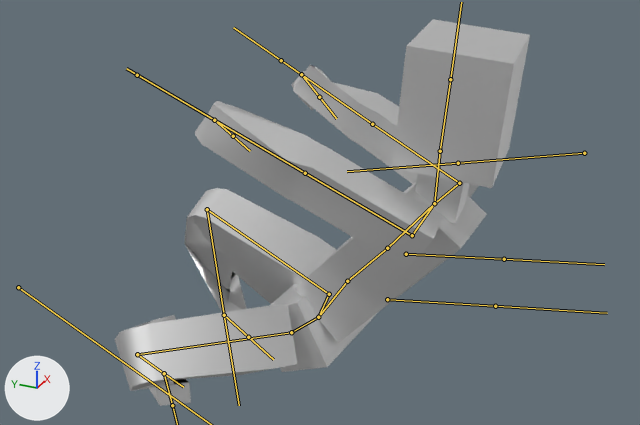
One commit to the FBX model Assets/Prefabs/Character/Character.fbx: the scene before it, then after it.
The view is the same before and after, from a 50 mm lens placed at (-13.7, -8.83, 10.33), pointed at (-0.63, -2.95, 3.79). The axes (+X, +Y, +Z) are drawn at lower left. The lights are the same throughout. Both versions are drawn at frame 54 of the action 'Armature|GetUpFront'; the numbers are the values there. The bones that bend it are drawn over the model as lines.
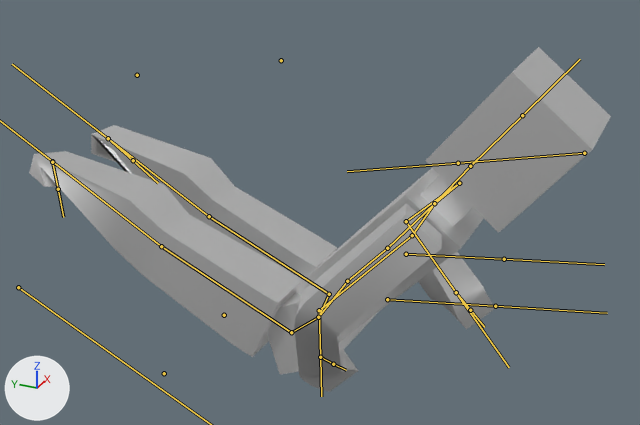
The change, as JSON lines over the scene's bpy script:
```json
{"block": "bone_upperarm_l", "where": "bone_upperarm_l = bpy.data.objects['Armature'].pose.bones['UpperArm.L']  # child of 'CollarBone.L'"}
{"op": "set", "path": "bone_upperarm_l.rotation_quaternion", "old": "(0.429, 0.336, -0.633, 0.549)", "new": "(0.826, -0.545, 0.075, -0.124)", "note": "degrees (86, -114, -6) -> degrees (-67, -1, -17)"}
{"block": "bone_lowerarm_l", "where": "bone_lowerarm_l = bpy.data.objects['Armature'].pose.bones['LowerArm.L']  # child of 'UpperArm.L'"}
{"op": "set", "path": "bone_lowerarm_l.rotation_quaternion", "old": "(0.985, 0.041, -0.019, 0.164)", "new": "(0.766, -0.018, 0.009, -0.643)", "note": "degrees (4, -3, 19) -> degrees (-2, -1, -80)"}
{"block": "bone_neck", "where": "bone_neck = bpy.data.objects['Armature'].pose.bones['Neck']  # child of 'Spine02'"}
{"op": "set", "path": "bone_neck.rotation_quaternion", "old": "(0.93, -0.362, 0.056, -0.004)", "new": "(0.997, -0.08, 0.004, -0.001)", "note": "degrees (-43, 6, -3) -> degrees (-9, 0, 0)"}
{"block": "bone_upperarm_r", "where": "bone_upperarm_r = bpy.data.objects['Armature'].pose.bones['UpperArm.R']  # child of 'CollarBone.R'"}
{"op": "set", "path": "bone_upperarm_r.rotation_quaternion", "old": "(0.453, 0.311, 0.621, -0.559)", "new": "(0.817, -0.563, -0.06, 0.108)", "note": "degrees (95, 114, 17) -> degrees (-69, 1, 14)"}
{"block": "bone_lowerarm_r", "where": "bone_lowerarm_r = bpy.data.objects['Armature'].pose.bones['LowerArm.R']  # child of 'UpperArm.R'"}
{"op": "set", "path": "bone_lowerarm_r.rotation_quaternion", "old": "(0.979, 0.016, -0.118, -0.168)", "new": "(0.93, -0.301, -0.064, 0.2)", "note": "degrees (4, -13, -20) -> degrees (-36, 0, 24)"}
{"block": "bone_upperleg_l", "where": "bone_upperleg_l = bpy.data.objects['Armature'].pose.bones['UpperLeg.L']  # child of 'Hip.L'"}
{"op": "set", "path": "bone_upperleg_l.rotation_quaternion", "old": "(0.17, -0.057, 0.981, 0.075)", "new": "(1.0, 0.0, 0.0, 0.0)", "note": "degrees (-8, 160, 5) -> degrees (0, 0, 0)"}
{"block": "bone_lowerleg_l", "where": "bone_lowerleg_l = bpy.data.objects['Armature'].pose.bones['LowerLeg.L']  # child of 'UpperLeg.L'"}
{"op": "set", "path": "bone_lowerleg_l.rotation_quaternion", "old": "(0.53, 0.114, 0.0, 0.84)", "new": "(1.0, 0.0, 0.0, 0.0)", "note": "degrees (7, -11, 115) -> degrees (0, 0, 0)"}
{"block": "bone_upperleg_r", "where": "bone_upperleg_r = bpy.data.objects['Armature'].pose.bones['UpperLeg.R']  # child of 'Hip.R'"}
{"op": "set", "path": "bone_upperleg_r.rotation_quaternion", "old": "(0.313, -0.456, 0.825, 0.115)", "new": "(1.0, 0.0, 0.0, 0.0)", "note": "degrees (7, 142, 60) -> degrees (0, 0, 0)"}
{"block": "bone_lowerleg_r", "where": "bone_lowerleg_r = bpy.data.objects['Armature'].pose.bones['LowerLeg.R']  # child of 'UpperLeg.R'"}
{"op": "set", "path": "bone_lowerleg_r.rotation_quaternion", "old": "(0.533, -0.109, -0.008, -0.839)", "new": "(1.0, -0.011, 0.004, 0.004)", "note": "degrees (-6, -11, -115) -> degrees (-1, 0, 0)"}
{"block": "bone_leftfoot", "where": "bone_leftfoot = bpy.data.objects['Armature'].pose.bones['LeftFoot']  # child of 'IkHeel.L'"}
{"op": "set", "path": "bone_leftfoot.location", "old": "(0.0, 0.0, 0.0)", "new": "(1.53, -4.25, 0.19)"}
{"block": "bone_rightfoot", "where": "bone_rightfoot = bpy.data.objects['Armature'].pose.bones['RightFoot']  # child of 'IkHeel.R'"}
{"op": "set", "path": "bone_rightfoot.location", "old": "(0.0, 0.0, 0.0)", "new": "(-1.5, -3.75, 2.29)"}
{"block": "bone_hand_l", "where": "bone_hand_l = bpy.data.objects['Armature'].pose.bones['Hand.L']  # child of 'IkWrist.L'"}
{"op": "set", "path": "bone_hand_l.location", "old": "(0.17, 0.38, 0.29)", "new": "(3.26, 4.33, 1.46)"}
{"block": "bone_hand_r", "where": "bone_hand_r = bpy.data.objects['Armature'].pose.bones['Hand.R']  # child of 'IkWrist.R'"}
{"op": "set", "path": "bone_hand_r.location", "old": "(-0.44, 0.61, 1.31)", "new": "(1.16, 3.88, 4.21)"}
```

Boxes (x1, y1, x2, y2) around the edits, measured in the pictures (640 x 425 px):
```json
{"object": "Mesh", "change": "posed", "before": [115, 19, 530, 406], "after": [29, 47, 611, 392], "on screen": "40% wider, 11% shorter"}
{"bone": "UpperArm.L", "before": "(459, 183) to (372, 124)", "after": "(459, 183) to (406, 221)"}
{"bone": "LowerArm.L", "before": "(372, 124) to (301, 74)", "after": "(406, 221) to (456, 292)"}
{"bone": "Neck", "before": "(434, 203) to (440, 151)", "after": "(434, 203) to (470, 166)"}
{"bone": "UpperArm.R", "before": "(412, 235) to (305, 173)", "after": "(412, 235) to (319, 310)"}
{"bone": "LowerArm.R", "before": "(305, 173) to (214, 120)", "after": "(319, 310) to (320, 357)"}
{"bone": "UpperLeg.L", "before": "(329, 294) to (207, 209)", "after": "(329, 294) to (209, 216)"}
{"bone": "LowerLeg.L", "before": "(207, 209) to (224, 315)", "after": "(209, 216) to (108, 138)"}
{"bone": "UpperLeg.R", "before": "(291, 332) to (137, 354)", "after": "(291, 332) to (161, 246)"}
{"bone": "LowerLeg.R", "before": "(137, 354) to (164, 373)", "after": "(161, 246) to (52, 161)"}
{"bone": "LeftFoot", "before": "(224, 315) to (248, 337)", "after": "(108, 138) to (133, 160)"}
{"bone": "RightFoot", "before": "(164, 373) to (172, 405)", "after": "(52, 162) to (58, 189)"}
{"bone": "Hand.L", "before": "(301, 74) to (319, 97)", "after": "(456, 292) to (470, 310)"}
{"bone": "Hand.R", "before": "(214, 120) to (233, 136)", "after": "(320, 357) to (333, 364)"}
```
